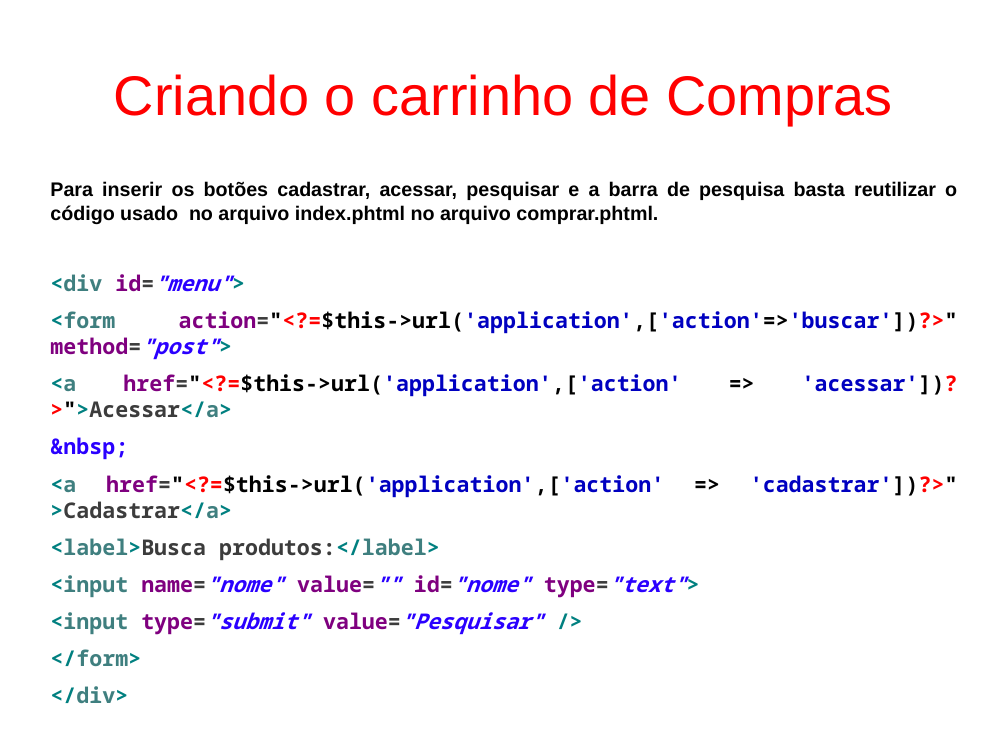
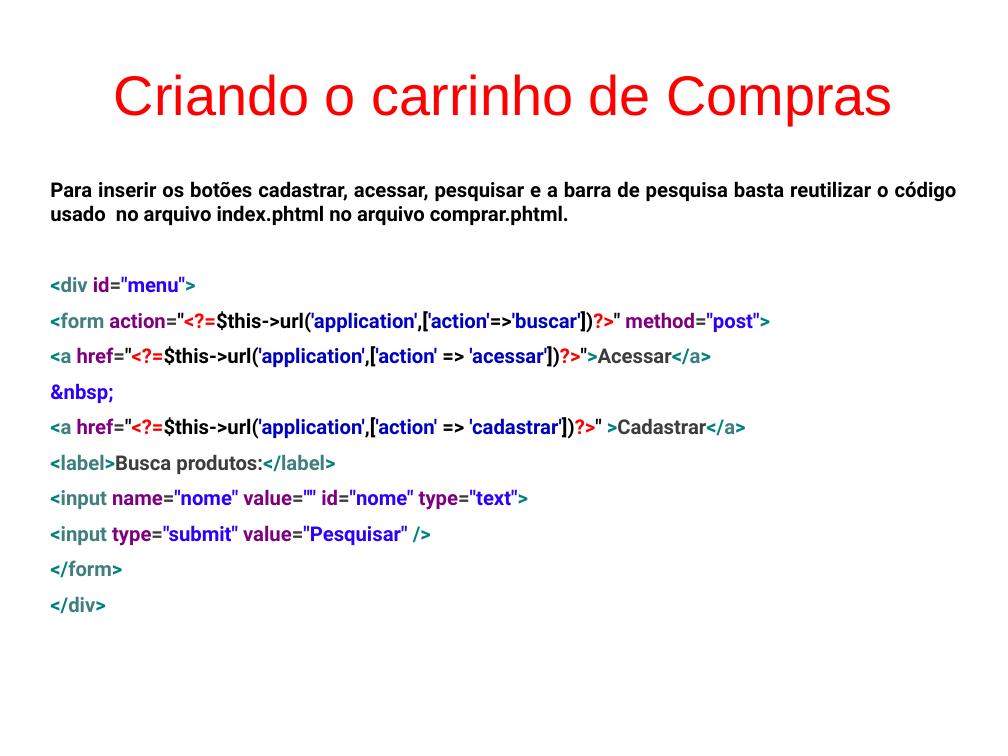
Before and after one commit to fgsl/lojasacme, a slide deck: slide 88 of docs/tutorial.odp. Drawn at 1008x756 pixels with LibreOffice and Linux fonts; fonts in the diff are those of the drawing. Boxes give left, top, right and bottom in pixels: in the first picture for what was removed or moved away, otherwise in the second. Text is boxed around its words. In the diff, an @@ line names an element or a change of style, - is before the commit and + after.

```diff
--- a/docs/tutorial.odp
+++ b/docs/tutorial.odp
@@ text "Para inserir os botões cadastrar, ..." at (50, 181, 957, 614): size 15.5 to 16 pt, font Arial to Roboto in "Para inserir os botões cadastrar, acessar, pesquisar ..."; size 17.1 to 16 pt, font Noto Sans Mono to Roboto in "<div id="menu">", "<form action="<?=$this->url('application',['action'=>'buscar ...", "<a href="<?=$this->url('application',['action' => 'acessar'] ...", "&nbsp;" and 6 more places; italic off in "id="menu">", "method="post">", "name="nome" value="" id="nome" type="text">", "type="submit" value="Pesquisar"" @@
```
Also in this commit, not shown: 5 other slides changed, 4 other files.
